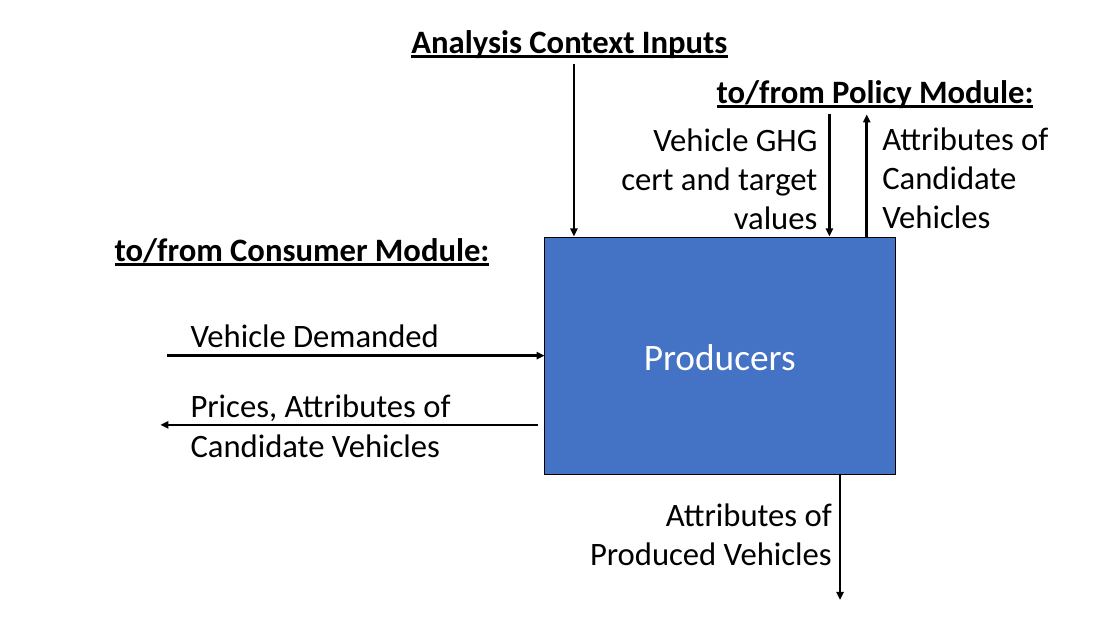
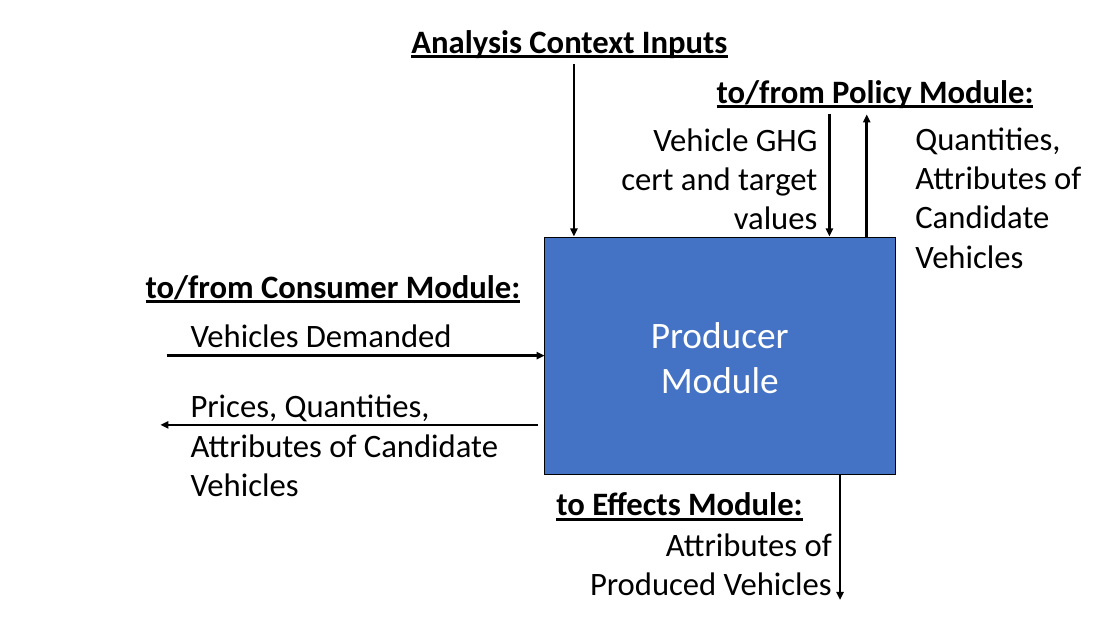
Before and after one commit to USEPA/EPA_OMEGA_Model, a slide deck: slide 7 of doc/source/_static/raw_figures.pptx. Drawn at 1120x630 pixels with LibreOffice and Linux fonts; fonts in the diff are those of the drawing. Boxes give left, top, right and bottom in pixels: in the first picture for what was removed or moved away, otherwise in the second. Text is boxed around its words. In the diff, an @@ line names an element or a change of style, - is before the commit and + after.

```diff
--- a/doc/source/_static/raw_figures.pptx
+++ b/doc/source/_static/raw_figures.pptx
@@ text at [915,127,1081,269]: text changed @@
-Attributes of Candidate Vehicles
+Quantities, Attributes of Candidate Vehicles
@@ text "to/from Consumer Module:": place and size @@
-text "to/from Consumer Module:" at [115,238,490,266]
+text "to/from Consumer Module:" at [146,275,521,303]
@@ text at [191,324,452,356]: text changed @@
-Vehicle Demanded
+Vehicles Demanded
@@ text in rectangle at [651,322,789,394]: text changed @@
-Producers
+Producer
+Module
@@ text at [191,394,498,497]: text changed @@
-Prices, Attributes of Candidate Vehicles
+Prices, Quantities, Attributes of Candidate Vehicles
@@ text added at [556,492,802,521], 28 pt, text #000000, bold, underline @@
+to Effects Module:
@@ text "Attributes of Produced Vehicles": place and size @@
-text "Attributes of Produced Vehicles" at [590,503,832,566]
+text "Attributes of Produced Vehicles" at [590,533,832,596]
```
Also in this commit, not shown: 3 other slides changed.
